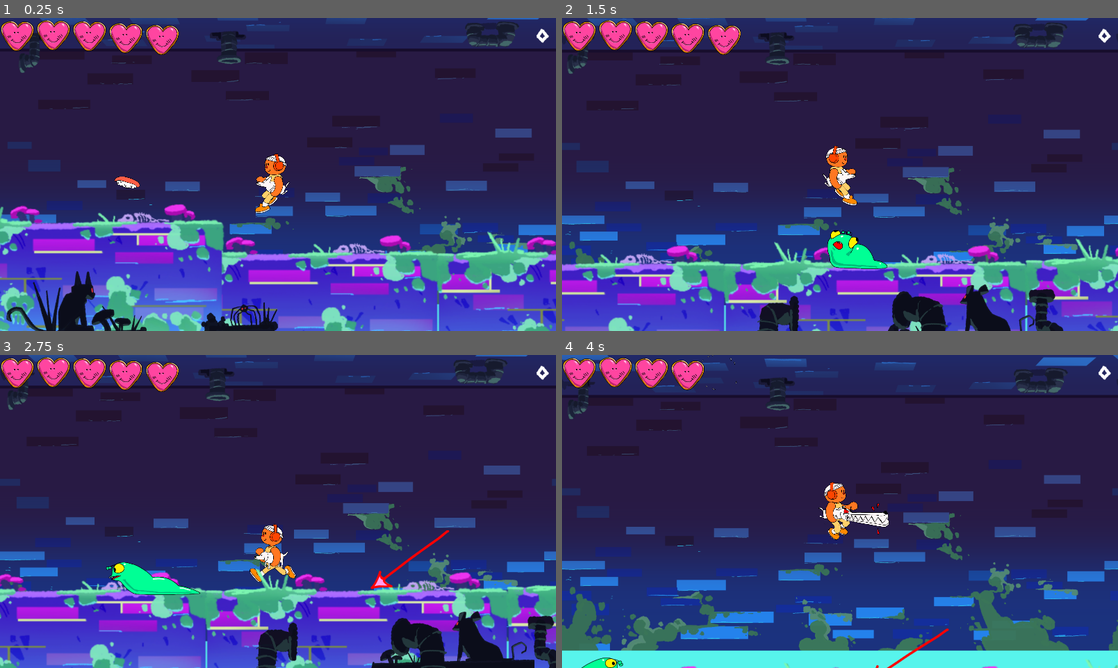
Above: before the commit, frames 1-4 (two rows, left to right).
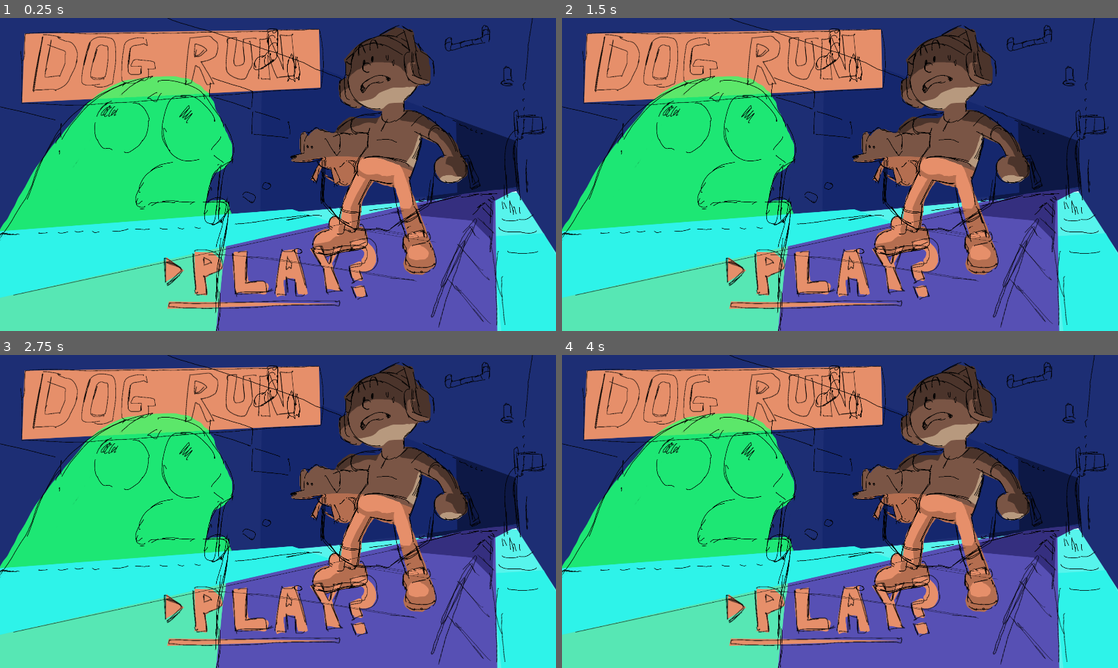
Above: after the commit, the same moments.

Repository: AidanNC/dogrun
Game: Godot game, scene res://scenes/main_screen.tscn
Same seed, same stepped clock (60 frames per second), same inputs: the game is played once before the commit and once after it. Before the commit the project starts from res://scenes/level_2.tscn.
Inputs (mouse positions are in pixels of both pictures, inside the frame that each line leads up to):
- Up to frame 1 (0.25 s): no input
- Up to frame 2 (1.5 s): move the mouse to (962, 158) at 0.52 s; hold D (move_right) from 0.53 s (still down); tap U (attack) at 0.6 s; click (962, 158) at 0.67 s; tap W (jump) at 0.77 s; move the mouse to (728, 190) at 1.27 s; click (728, 190) at 1.35 s
- Up to frame 3 (2.75 s): tap W (jump) at 1.52 s; move the mouse to (333, 442) at 2.02 s; release D (move_right) at 2.03 s; hold A (move_left) from 2.03 s (still down); tap U (attack) at 2.1 s
- Up to frame 4 (4 s): move the mouse to (812, 574) at 2.77 s; release A (move_left) at 2.78 s; hold D (move_right) from 2.78 s (still down); click (812, 574) at 2.85 s; tap W (jump) at 3.02, 3.77 s; move the mouse to (1006, 558) at 3.52 s; tap U (attack) at 3.6 s

The runs differ from the first frame. In frame 1, 94% of the frame differs, in the area x 0-100%, y 0-100%; in frame 2, 94%; in frame 3, 94%; in frame 4, 95%.

Commit message:
add: some tweaks to levels and first export

Diff:
--- a/godot/project.godot
+++ b/godot/project.godot
@@ -11,7 +11,7 @@
 [application]
 
 config/name="dogrun"
-run/main_scene="res://scenes/level_2.tscn"
+run/main_scene="res://scenes/main_screen.tscn"
 config/features=PackedStringArray("4.3", "GL Compatibility")
 config/icon="res://assets/icon.svg"
 
--- a/godot/scenes/level_1.tscn
+++ b/godot/scenes/level_1.tscn
@@ -7,6 +7,8 @@
 [ext_resource type="PackedScene" uid="uid://bi35spk100761" path="res://scenes/slug.tscn" id="5_wwq8k"]
 [ext_resource type="PackedScene" uid="uid://5h74q73j5bif" path="res://scenes/Lizard.tscn" id="6_2i6ko"]
 [ext_resource type="PackedScene" uid="uid://l20o2636q1wj" path="res://scenes/food.tscn" id="7_fy7ts"]
+[ext_resource type="PackedScene" uid="uid://dxjl3yqidljkb" path="res://scenes/end_door.tscn" id="8_o4j65"]
+[ext_resource type="PackedScene" uid="uid://duq34pcxha51a" path="res://scenes/world.tscn" id="9_imgp6"]
 
 [node name="Level1" type="Node2D"]
 
@@ -173,3 +175,7 @@
 
 [node name="Food11" parent="powerups" instance=ExtResource("7_fy7ts")]
 position = Vector2(21300, 1400)
+
+[node name="EndDoor" parent="." instance=ExtResource("8_o4j65")]
+position = Vector2(21900, 1000)
+nextlevel = ExtResource("9_imgp6")
--- a/godot/scenes/main_screen.tscn
+++ b/godot/scenes/main_screen.tscn
@@ -2,14 +2,14 @@
 
 [ext_resource type="Texture2D" uid="uid://b7q287r8cgpr1" path="res://assets/Untitled_Artwork 23.png" id="1_l08a2"]
 [ext_resource type="Script" path="res://scripts/main_screen.gd" id="1_npoeq"]
-[ext_resource type="PackedScene" uid="uid://vqfdck2ce6jo" path="res://scenes/level_1.tscn" id="2_xtqrr"]
+[ext_resource type="PackedScene" uid="uid://bu7it3f67seh7" path="res://scenes/level_2.tscn" id="2_l3yfm"]
 
 [sub_resource type="RectangleShape2D" id="RectangleShape2D_48ro6"]
 size = Vector2(707, 198)
 
 [node name="MainScreen" type="Node2D"]
 script = ExtResource("1_npoeq")
-level1 = ExtResource("2_xtqrr")
+level1 = ExtResource("2_l3yfm")
 
 [node name="Sprite2D" type="Sprite2D" parent="."]
 position = Vector2(960, 540)
--- a/godot/scenes/world.tscn
+++ b/godot/scenes/world.tscn
@@ -15,14 +15,14 @@
 position = Vector2(2264, 1320)
 
 [node name="Camera2D" type="Camera2D" parent="."]
-position = Vector2(782, 191)
+position = Vector2(-2221, 238)
 enabled = false
 limit_top = -200
 limit_bottom = 2000
 editor_draw_limits = true
 
 [node name="Player" parent="." instance=ExtResource("1_4b21f")]
-position = Vector2(782, 191)
+position = Vector2(-2221, 238)
 
 [node name="RemoteTransform2D" type="RemoteTransform2D" parent="Player"]
 remote_path = NodePath("../../Camera2D")
Not shown: 1 places in godot/scenes/level_1.tscn that only renumber resources
Not shown, removed: .DS_Store
Not shown, changed: .gitignore
Not shown, removed: godot/.DS_Store
Not shown, removed: godot/assets/.DS_Store
